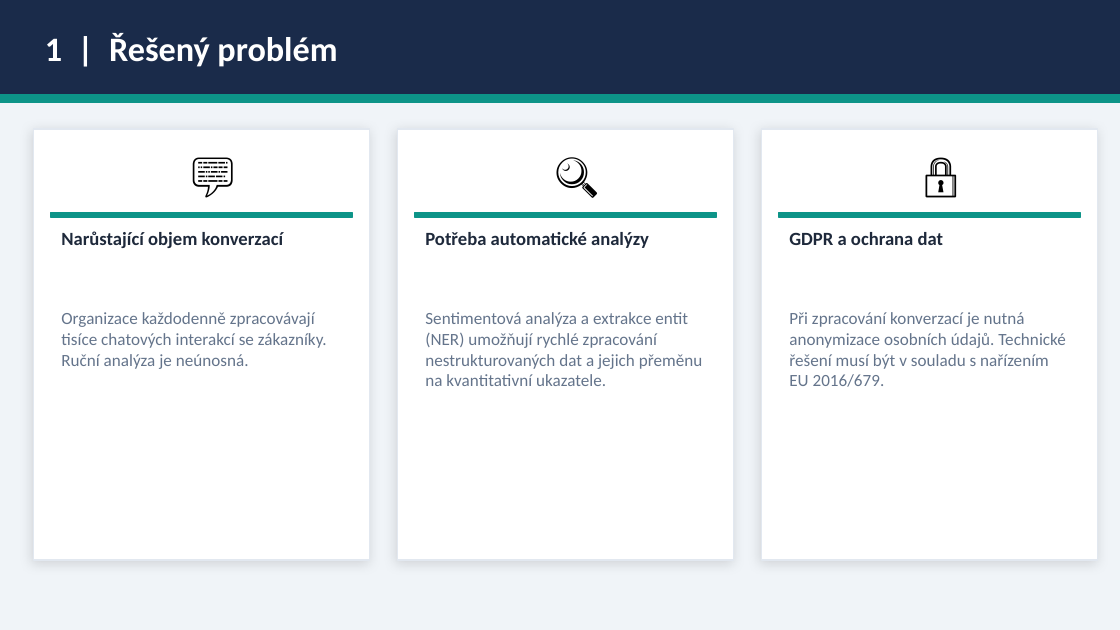
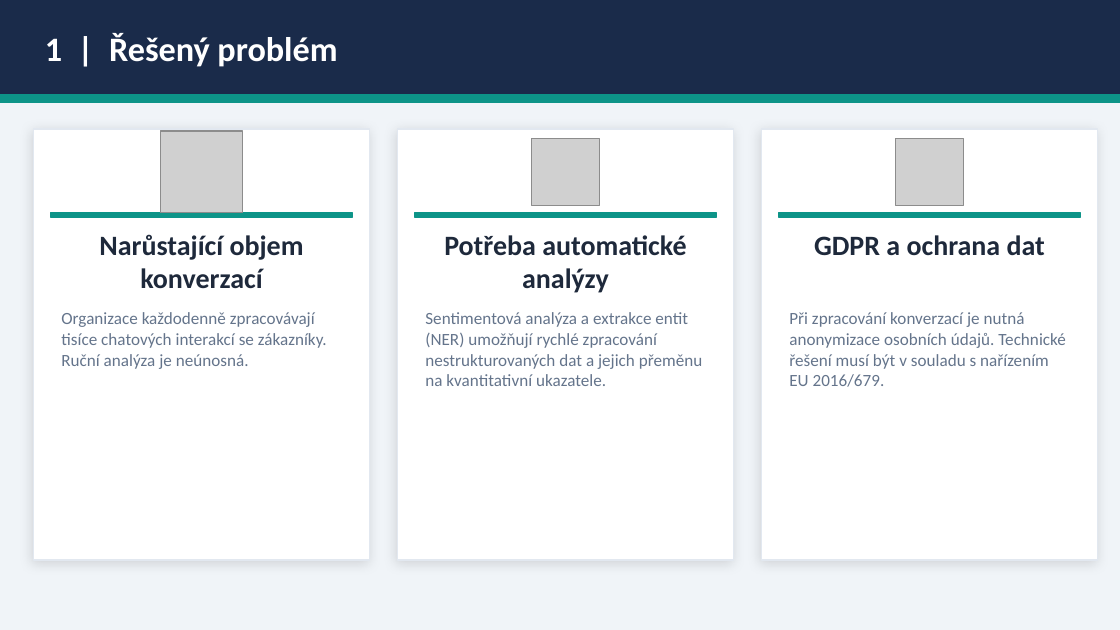
Before and after one commit to vojmahdal/exam, a slide deck: slide 2 of obhajoba_prezentace.pptx. Drawn at 1120x630 pixels with LibreOffice and Linux fonts; fonts in the diff are those of the drawing; grey boxes stand for pictures. Boxes give left, top, right and bottom in pixels: in the first picture for what was removed or moved away, otherwise in the second. Text is boxed around its words. In the diff, an @@ line names an element or a change of style, - is before the commit and + after.

```diff
--- a/obhajoba_prezentace.pptx
+++ b/obhajoba_prezentace.pptx
@@ text removed at bbox=[45, 140, 381, 207] @@
-💬
@@ picture added at bbox=[161, 131, 243, 213] @@
@@ text removed at bbox=[409, 140, 745, 207] @@
-🔍
@@ picture added at bbox=[532, 138, 599, 205] @@
@@ text removed at bbox=[773, 140, 1109, 207] @@
-🔒
@@ picture added at bbox=[896, 138, 963, 205] @@
@@ size 12 to 18 pt; alignment left to centre in 3 elements at bbox=[99, 234, 304, 289], bbox=[444, 235, 686, 293], bbox=[814, 235, 1045, 255] @@
```
Also in this commit, not shown: 4 other slides changed.
